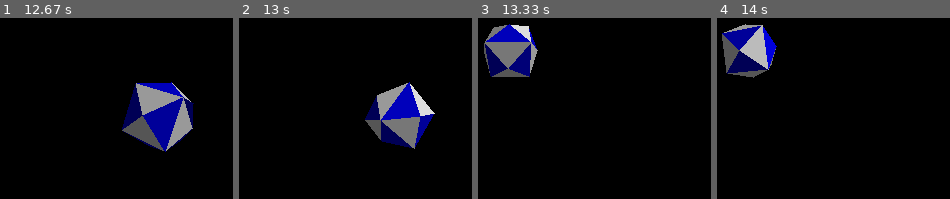
Above: before the commit, frames 1-4 (left to right).
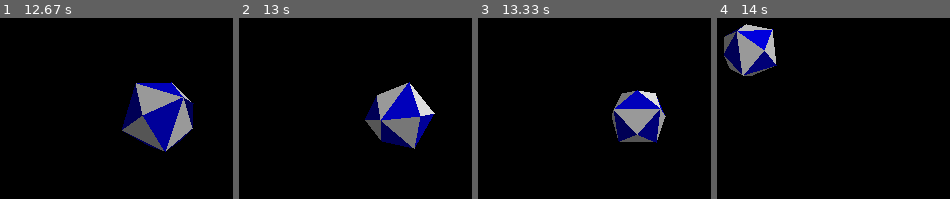
Above: after the commit, the same moments.

Repository: mooinglemur/2RX16
Game: pygame game, started from trials/pygame-polyhedron-poly1.py
Two runs of this game, one before a commit and one after it. Both use one fixed random seed, a clock stepped at 60 frames per second and the inputs below.
Inputs:
- Up to frame 1 (12.67 s): no input
- Up to frame 2 (13 s): no input
- Up to frame 3 (13.33 s): no input
- Up to frame 4 (14 s): no input

Frames 1-2 are identical in both runs. In frame 3, 11% of the frame differs, in the area x 2-81%, y 3-70%; in frame 4, 4.9%.

Commit message:
happy red poly

Diff:
--- a/trials/pygame-polyhedron-poly1.py
+++ b/trials/pygame-polyhedron-poly1.py
@@ -590,10 +590,10 @@
 
     elif hedron_state == States.STEADY:
         if squishy_amplitude == 0:
-            if scale > 21.5:
+            if scale > 20.5:
                 scale -= 0.15
-            if scale < 21.5: # in case we overshot on the same frame
-                scale = 21.5
+            if scale < 20.5: # in case we overshot on the same frame
+                scale = 20.5
                 hedron_state = States.LOOPING
                 print("LOOPING")
                 f.write(b'\xfe') # end of list
@@ -603,17 +603,17 @@
                 sprite_mode = True
                 f = open("trilist2.bin", "wb")
                 rotation_speed_x = math.pi/180
-                rotation_speed_y = -(math.pi/90)
-                loop_x_start = abs(round(math.cos(angle_x),3))
-                loop_y_start = abs(round(math.sin(angle_y),3))
+                rotation_speed_y = -(math.pi/60)
+                loop_x_start = round(math.cos(angle_x),3)
+                loop_y_start = round(math.sin(angle_y),3)
         else:
             scale -= 0.15
             squishy_dampening = 0.006
-            if scale < 21.5: # in case we overshot on the same frame
-                scale = 21.5
+            if scale < 20.5: # in case we overshot on the same frame
+                scale = 20.5
 
     elif hedron_state == States.LOOPING:
-        if loop_x_start == abs(round(math.cos(angle_x),3)) and loop_y_start == abs(round(math.sin(angle_y),3)):
+        if loop_x_start == round(math.cos(angle_x),3) and loop_y_start == round(math.sin(angle_y),3):
             print("DONE")
             print(f"X {loop_x_start} {round(math.cos(angle_x),3)}")
             print(f"Y {loop_y_start} {round(math.sin(angle_y),3)}")
Binary file changed: ROOT/HEDRONTRILIST1.DAT
Binary file changed: ROOT/HEDRONTRILIST2.DAT
Not shown, changed: src/hedron.s
